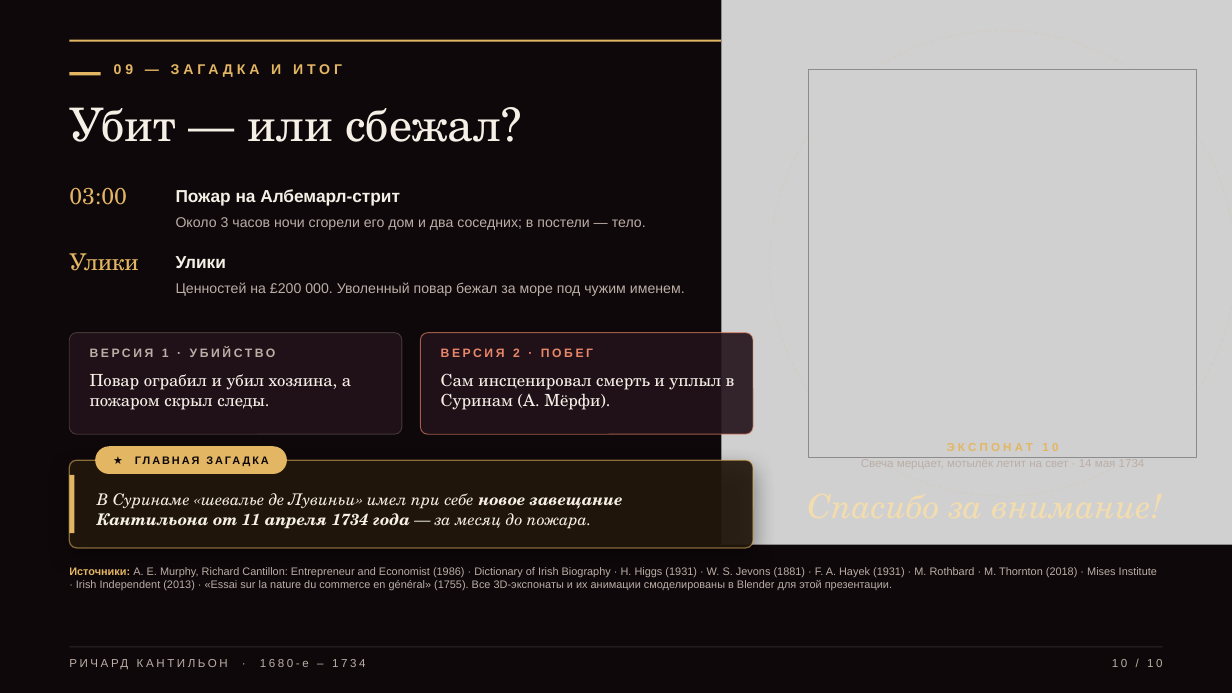
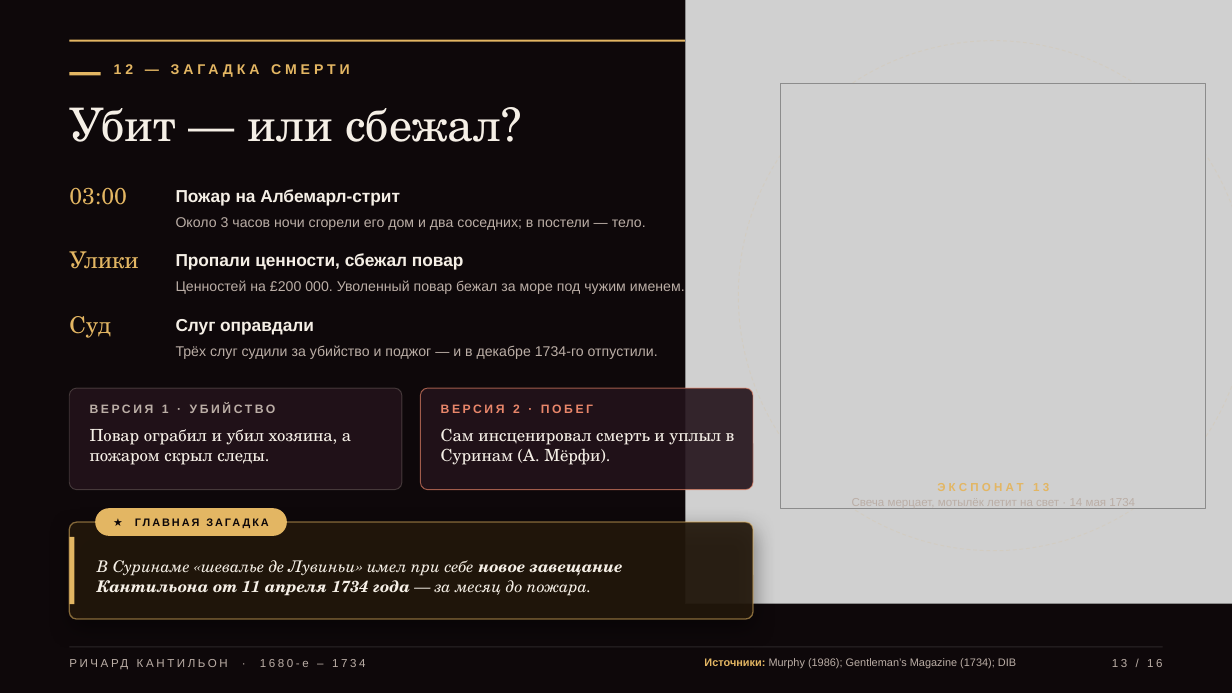
Before and after one commit to overbaffe1/omgGame, a slide deck: slide 13 of exports/cantillon-3d-presentation.pptx (slide 10 before the commit). Drawn at 1232x693 pixels with LibreOffice and Linux fonts; fonts in the diff are those of the drawing; grey boxes stand for pictures; background and template pictures are left out. Boxes give left, top, right and bottom in pixels: in the first picture for what was removed or moved away, otherwise in the second. Text is boxed around its words. In the diff, an @@ line names an element or a change of style, - is before the commit and + after.

```diff
--- a/exports/cantillon-3d-presentation.pptx
+++ b/exports/cantillon-3d-presentation.pptx
@@ picture: place and size @@
-picture at [721, 0, 1232, 544]
+picture at [686, 0, 1232, 604]
@@ rectangle: place and size @@
-rectangle at [69, 40, 1163, 42]
+rectangle at [69, 40, 945, 42]
@@ ellipse: place and size @@
-ellipse at [770, 30, 1232, 496]
+ellipse at [738, 41, 1232, 551]
@@ text at [114, 64, 134, 74]: text changed @@
-09 — ЗАГАДКА И ИТОГ
+12 — ЗАГАДКА СМЕРТИ
@@ picture: place and size @@
-picture at [809, 69, 1197, 457]
+picture at [781, 83, 1206, 508]
@@ text removed at [176, 256, 226, 268] @@
-Улики
@@ text added at [176, 253, 463, 270], 13.5 pt, text #F5EFE6, bold @@
+Пропали ценности, сбежал повар
@@ text added at [69, 316, 111, 338], 18 pt, text #E3B663 @@
+Суд
@@ text added at [176, 319, 314, 335], 13.5 pt, text #F5EFE6, bold @@
+Слуг оправдали
@@ text added at [176, 345, 658, 359], 11 pt, text #BBAEA6 @@
+Трёх слуг судили за убийство и поджог — и в декабре 1734-го отпустили.
@@ 4 texts, 2 rounded rectangles: place and size @@
-4 texts, 2 rounded rectangles at [69, 333, 753, 434]
+4 texts, 2 rounded rectangles at [69, 388, 753, 490]
@@ text "ЭКСПОНАТ 13": place and size @@
-text "ЭКСПОНАТ 13" at [861, 443, 1145, 467]
+text "ЭКСПОНАТ 13" at [852, 483, 1135, 509]
@@ text "★ ГЛАВНАЯ ЗАГАДКА": place and size @@
-text "★ ГЛАВНАЯ ЗАГАДКА" at [95, 446, 287, 474]
+text "★ ГЛАВНАЯ ЗАГАДКА" at [95, 508, 287, 536]
@@ rounded rectangle: place and size @@
-rounded rectangle at [95, 446, 287, 474]
+rounded rectangle at [95, 508, 287, 536]
@@ text removed at [758, 485, 1163, 541] @@
-Спасибо за внимание!
@@ text at [937, 483, 1049, 491]: text changed @@
-ЭКСПОНАТ 10
+ЭКСПОНАТ 13
@@ rounded rectangle: place and size @@
-rounded rectangle at [69, 460, 753, 548]
+rounded rectangle at [69, 522, 753, 619]
@@ rounded rectangle at [69, 522, 753, 619]: proportions changed @@
@@ rectangle: place and size @@
-rectangle at [69, 475, 75, 533]
+rectangle at [69, 537, 75, 604]
@@ text removed at [69, 567, 1157, 591] @@
-Источники: A. E. Murphy, Richard Cantillon: Entrepreneur and Economist (1986) · Dictionary of Irish Biography · H. Higgs (1931) · W. S. Jevons (1881) · F. A. Hayek (1931) · M. Rothbard · M. Thornton (2018) · Mises Institute · Irish Independent (2013) · «Essai sur la nature du commerce en général» (1755). Все 3D-экспонаты и их анимации смоделированы в Blender для этой презентации.
@@ text "В Суринаме «шевалье де Лувиньи» ...": place and size @@
-text "В Суринаме «шевалье де Лувиньи» ..." at [97, 493, 623, 529]
+text "В Суринаме «шевалье де Лувиньи» ..." at [97, 560, 623, 596]
@@ text added at [704, 658, 1016, 669], 8.5 pt, text #BBAEA6 @@
+Источники: Murphy (1986); Gentleman’s Magazine (1734); DIB
@@ text at [1112, 659, 1162, 667]: text changed @@
-10 / 10
+13 / 16
```
Also in this commit, not shown: 9 other slides changed, 6 slides added, 24 other files.
